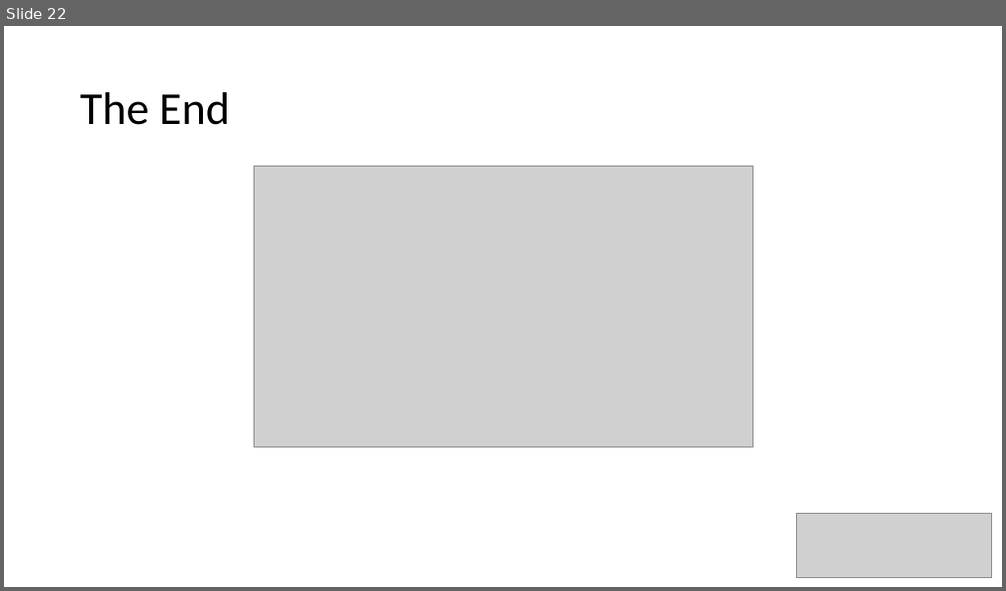
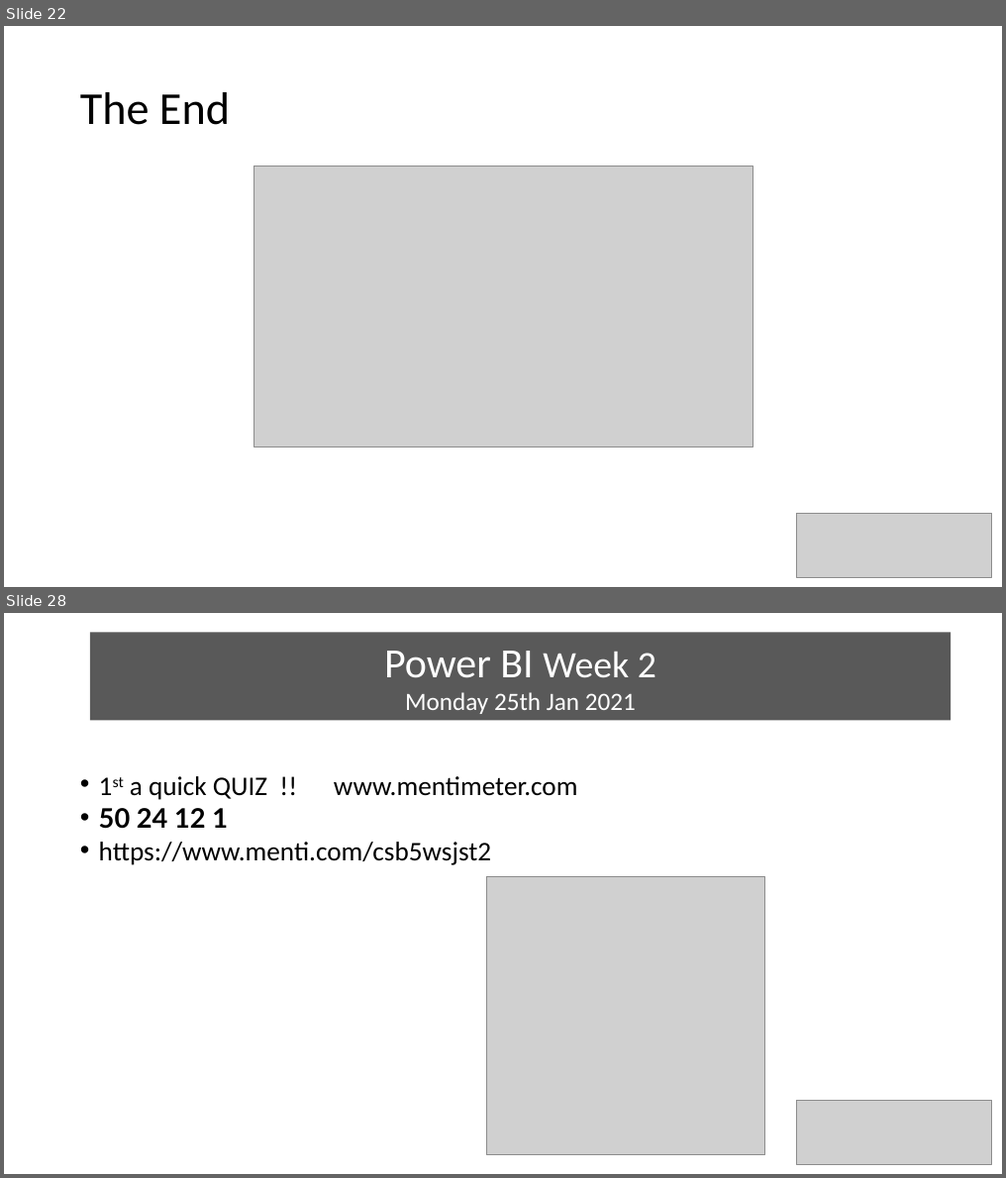
Before and after one commit to wottabyte/PBITraining, a slide deck: 10WeekPBIonline2021/DA-100 10 weeks All Slides - Master.pptx. Shown one above the other, each under a label of ours: slide 22 before the commit, slides 22 and 28 after it; the slides between them are not shown. The pictures are 1006x591 and 1006x1178 pixels, drawn with LibreOffice and Linux fonts; fonts in the diff are those of the drawing; grey boxes stand for pictures. Boxes give left, top, right and bottom in pixels: in the first picture for what was removed or moved away, otherwise in the second. Text is boxed around its words. In the diff, an @@ line names an element or a change of style, - is before the commit and + after.

```diff
--- a/10WeekPBIonline2021/DA-100 10 weeks All Slides - Master.pptx
+++ b/10WeekPBIonline2021/DA-100 10 weeks All Slides - Master.pptx
@@ slide 28 added at [4, 613, 1002, 1174], background #FFFFFF @@
@@ rectangle added at [90, 633, 951, 721], fill #595959, 24 pt, text #FFFFFF @@
+Power BI Week 2
+Monday 25th Jan 2021
@@ text added at [99, 776, 578, 865], 25.9 pt, text #000000 @@
+• 1st a quick QUIZ !! www.mentimeter.com
+• 50 24 12 1
+• https://www.menti.com/csb5wsjst2
@@ picture added at [487, 877, 765, 1156] @@
@@ picture added at [797, 1100, 992, 1164] @@
```
Also in this commit, not shown: 20 other slides added.
